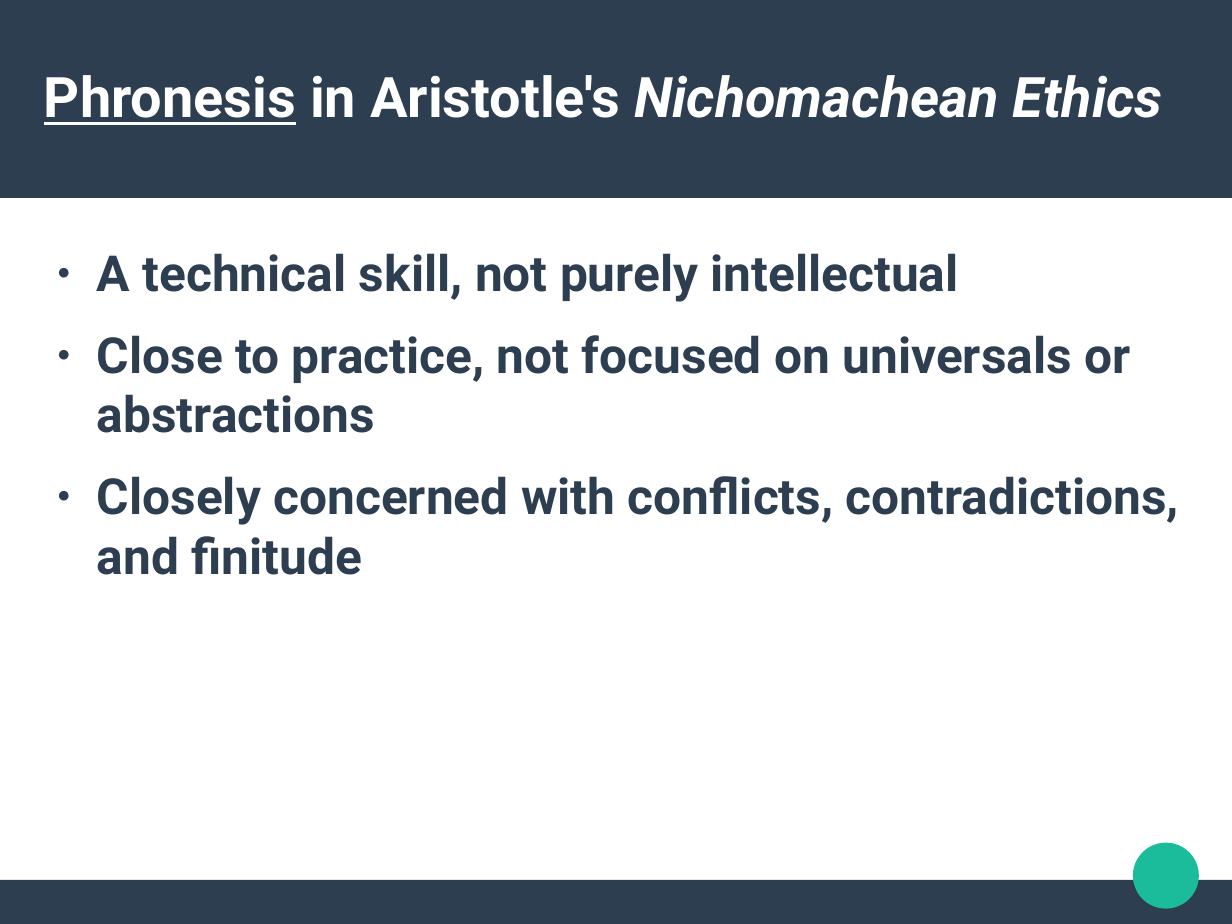
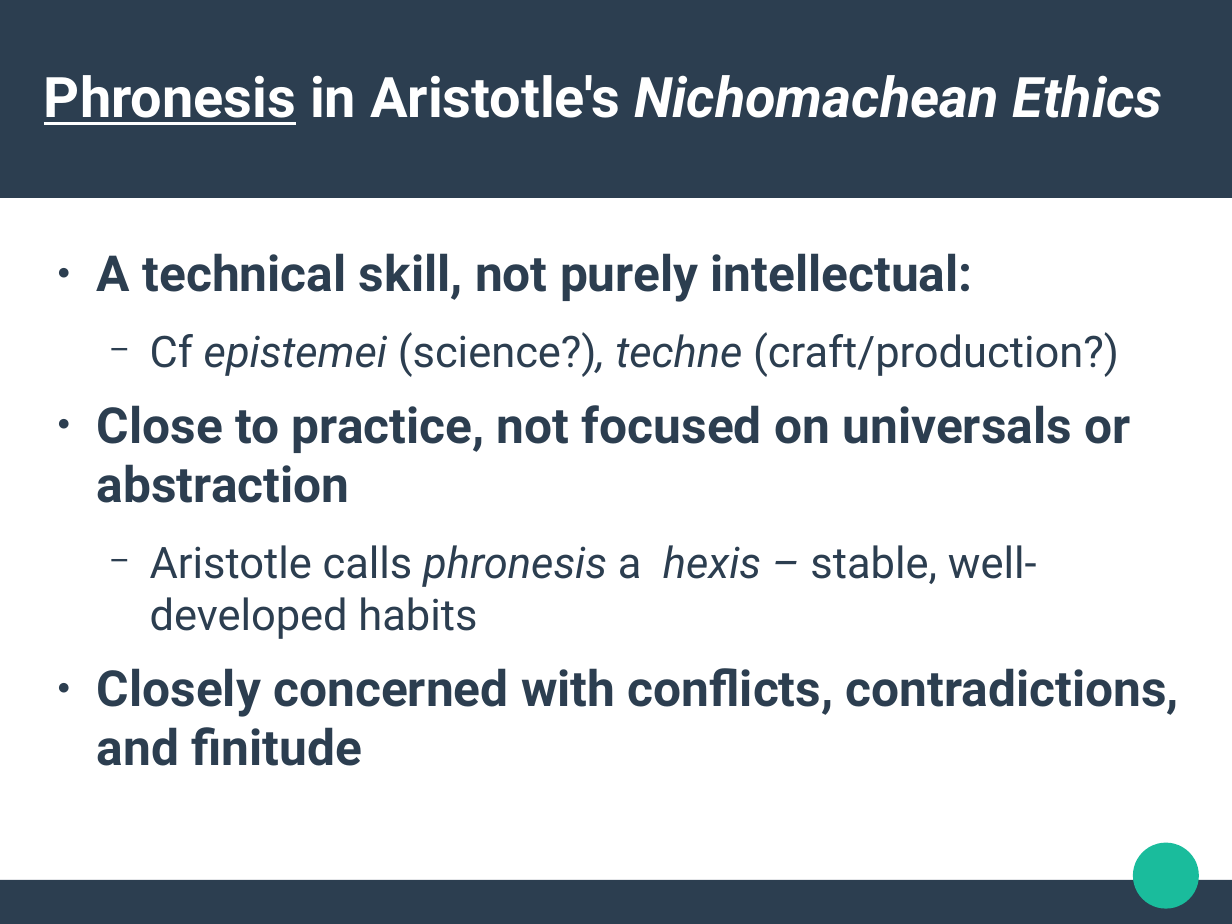
Before and after one commit to rian39/digital_ethics, a slide deck: slide 6 of digital_ethics_slides.odp (slide 10 before the commit). Drawn at 1232x924 pixels with LibreOffice and Linux fonts; fonts in the diff are those of the drawing. Boxes give left, top, right and bottom in pixels: in the first picture for what was removed or moved away, otherwise in the second. Text is boxed around its words. In the diff, an @@ line names an element or a change of style, - is before the commit and + after.

Commit message:
adding aristotle

```diff
--- a/digital_ethics_slides.odp
+++ b/digital_ethics_slides.odp
@@ text at (x1=97, y1=253, x2=1130, y2=639): text changed; size 32 to 28 pt; bold off @@
-● A technical skill, not purely intellectual
-● Close to practice, not focused on universals or abstractions
+● A technical skill, not purely intellectual:
+  − Cf epistemei (science?), techne (craft/production?)
+● Close to practice, not focused on universals or abstraction
+  − Aristotle calls phronesis a hexis – stable, well-developed habits
```
Also in this commit, not shown: 6 other slides changed, 2 slides added, 1 other file.
